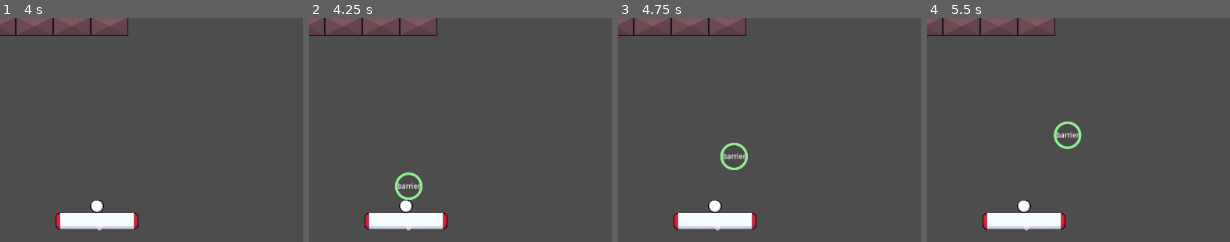
Above: before the commit, frames 1-4 (left to right).
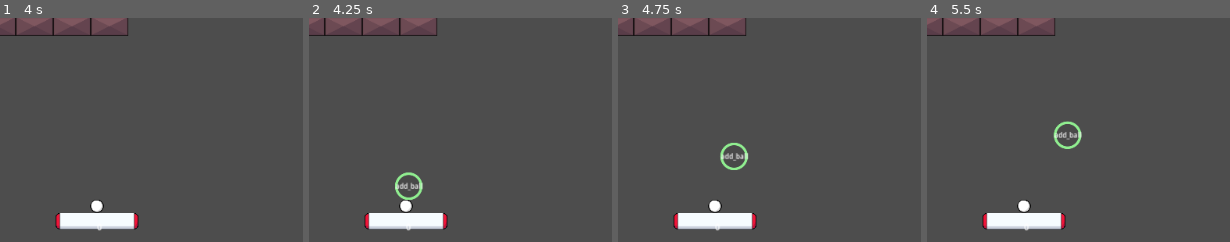
Above: after the commit, the same moments.

Repository: O-39889/brickout
Game: Godot game, scene res://scenes/levels_new/main_campaign/blackbody.tscn
Same seed, same stepped clock (60 frames per second), same inputs: the game is played once before the commit and once after it. This scene is started directly instead of the project's main scene.
Inputs (mouse positions are % of the whole screen's width and height, from its top left):
- Up to frame 1 (4 s): move the mouse to (73, 49) at 0.52 s; click (73, 49) at 0.67 s; move the mouse to (59, 50) at 1.27 s; click (59, 50) at 1.42 s; move the mouse to (69, 48) at 2.02 s; click (69, 48) at 2.17 s; move the mouse to (64, 51) at 2.77 s; click (64, 51) at 2.92 s; move the mouse to (76, 51) at 3.52 s; click (76, 51) at 3.67 s
- Up to frame 2 (4.25 s): tap F1 (debug_1) at 4.15 s
- Up to frame 3 (4.75 s): move the mouse to (56, 49) at 4.27 s; click (56, 49) at 4.42 s
- Up to frame 4 (5.5 s): move the mouse to (68, 50) at 5.02 s; click (68, 50) at 5.17 s
The pictures show only the part of the screen within x 50-100%, y 50-100%; the shares and areas given below are measured in that part.

Frame 1 is identical in both runs. In frame 2, 0.2% of the frame differs, in the area x 28-38%, y 73-78%; in frame 3, 0.2%; in frame 4, 0.2%, in the area x 41-52%, y 50-55%.

Commit message:
Remove unreachable code

Diff:
--- a/scripts/level_clear_screen.gd
+++ b/scripts/level_clear_screen.gd
@@ -17,7 +17,6 @@
 func _ready() -> void:
 	_set_tip();
 	return;
-	tip_lbl.queue_free();
 
 
 func _set_tip() -> void:
--- a/scripts/main_level.gd
+++ b/scripts/main_level.gd
@@ -235,10 +235,7 @@
 		if event.is_action_pressed("debug_restart"):
 			return;
 		if event.is_action_pressed("debug_1"):
-			powerup_component._request_powerup('barrier',
-				paddle.position - Vector2(0, 69));
-			return;
-			powerup_component._request_powerup('finish_level',
+			powerup_component._request_powerup('add_ball',
 				paddle.position - Vector2(0, 69));
 		if event.is_action_pressed("debug_2"):
 			powerup_component._request_powerup('acid_ball',
